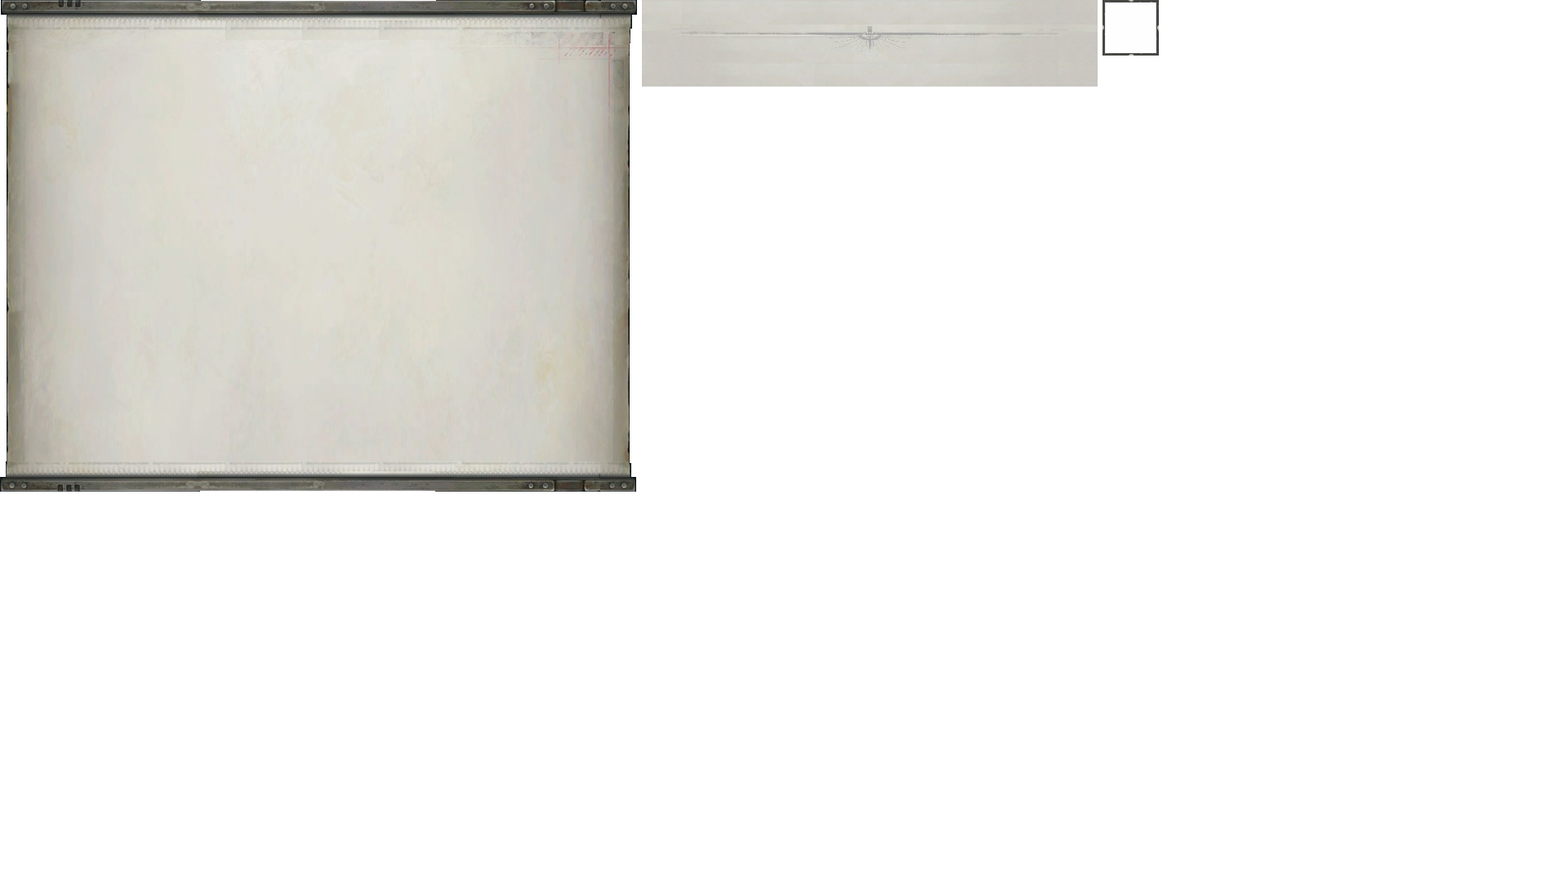
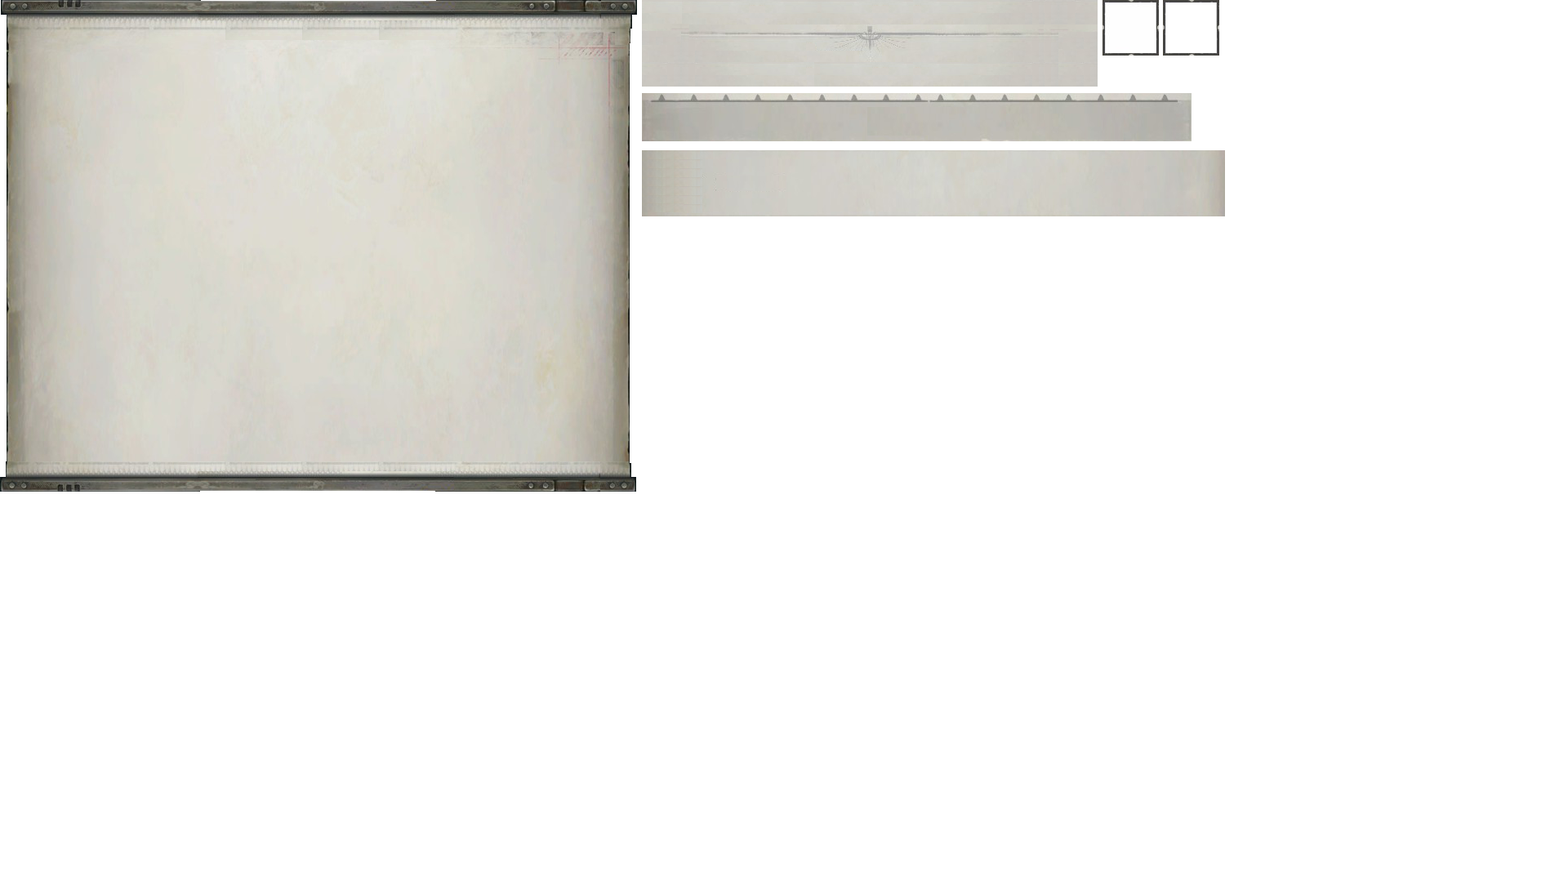
Comparing the layer stacks of the two w=1568, h=882 images. Changes:
added layer "section" above "field_bg" over [641, 93, 1192, 142]
added layer "field_bg" above "ability frame bg copy" over [641, 150, 1225, 217]
added layer "ability frame bg copy" above "ability frame bg" over [1162, 0, 1220, 56]